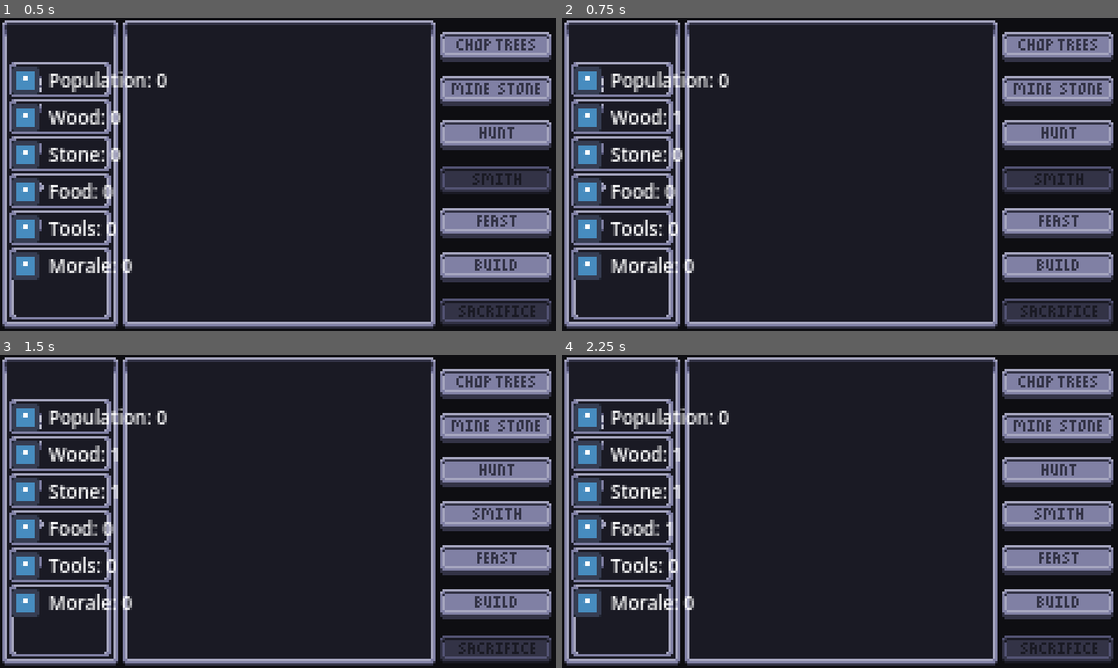
Above: before the commit, frames 1-4 (two rows, left to right).
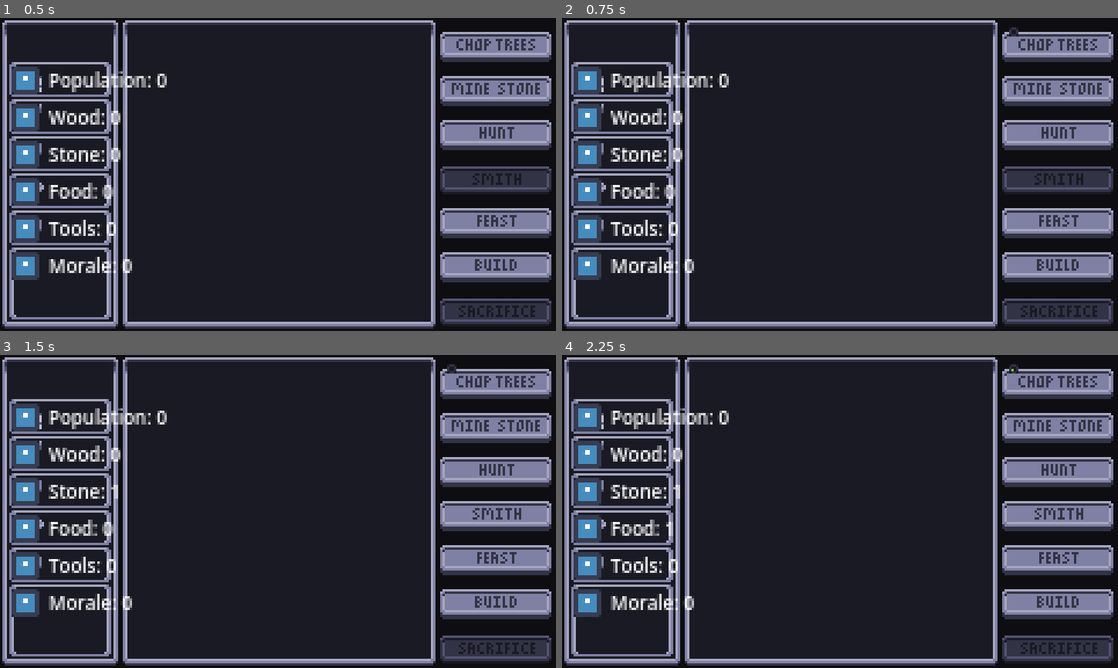
Above: after the commit, the same moments.

Repository: Gugubo/Inevitable
Game: Godot game, scene res://main.tscn
Two runs of this game, one before a commit and one after it. Both use one fixed random seed, a clock stepped at 60 frames per second and the inputs below. The engine's default icon, where the game draws it, is replaced by a stand-in: a white triangle on a blue panel in a dark square.
Inputs (mouse positions are in pixels of both pictures, inside the frame that each line leads up to):
- Up to frame 1 (0.5 s): no input
- Up to frame 2 (0.75 s): click (1056, 46) at 0.5 s
- Up to frame 3 (1.5 s): click (494, 426) at 1.25 s
- Up to frame 4 (2.25 s): click (1056, 470) at 2 s

Frame 1 is identical in both runs. In frame 2, less than 0.1% of the frame differs, in the area x 20-83%, y 2-35%; in frame 3, less than 0.1%; in frame 4, less than 0.1%.

Commit message:
Add throbbers

Diff:
--- a/action_button/action_button.gd
+++ b/action_button/action_button.gd
@@ -1,7 +1,12 @@
 class_name ActionButton
 extends TextureButton
 
+@onready var throbber_container =  $ThrobberContainer
+
+@export var throbber_scene: PackedScene
+
 @export var action: Action
+
 
 func _ready() -> void:
 	GameState.inventory_changed.connect(_on_inventory_changed)
@@ -24,6 +29,11 @@
 	runner.action_completed.connect(_on_completed)
 	runner.start(action)
 
+	# Add throbber
+	var throbber = throbber_scene.instantiate()
+	throbber.duration = action.duration
+	throbber_container.add_child(throbber)
+
 	update_state()
 
 
--- a/action_button/action_button.tscn
+++ b/action_button/action_button.tscn
@@ -2,6 +2,7 @@
 
 [ext_resource type="Texture2D" uid="uid://danveed5ycfnl" path="res://assets/images/UI/buttons.png" id="1_57oj3"]
 [ext_resource type="Script" uid="uid://dnvyerpmph6g3" path="res://action_button/action_button.gd" id="1_hae2l"]
+[ext_resource type="PackedScene" uid="uid://4v2l4g0sxa1c" path="res://action_button/throbber.tscn" id="3_7u7iw"]
 
 [sub_resource type="AtlasTexture" id="AtlasTexture_7u7iw"]
 atlas = ExtResource("1_57oj3")
@@ -12,5 +13,14 @@
 offset_bottom = 13.0
 texture_normal = SubResource("AtlasTexture_7u7iw")
 script = ExtResource("1_hae2l")
+throbber_scene = ExtResource("3_7u7iw")
+
+[node name="ThrobberContainer" type="HBoxContainer" parent="." unique_id=342716810]
+layout_mode = 0
+offset_left = 2.0
+offset_top = -2.0
+offset_right = 44.0
+offset_bottom = 2.0
+theme_override_constants/separation = 0
 
 [connection signal="pressed" from="." to="." method="_on_pressed"]
--- /dev/null
+++ b/action_button/throbber.gd
@@ -0,0 +1,13 @@
+extends TextureRect
+
+@onready var animation_player = $AnimationPlayer
+
+var duration: float
+
+func _ready():
+	animation_player.speed_scale = 1 / duration
+	animation_player.current_animation = "loading"
+
+
+func _on_animation_player_animation_finished(anim_name: StringName) -> void:
+	queue_free()
--- /dev/null
+++ b/action_button/throbber.tscn
@@ -0,0 +1,73 @@
+[gd_scene format=3 uid="uid://4v2l4g0sxa1c"]
+
+[ext_resource type="Texture2D" uid="uid://cesnxngi2pw03" path="res://assets/images/UI/throbber.png" id="1_vjlou"]
+[ext_resource type="Script" uid="uid://dtldvtci3af63" path="res://action_button/throbber.gd" id="2_52ci0"]
+
+[sub_resource type="Animation" id="Animation_52ci0"]
+length = 0.001
+tracks/0/type = "value"
+tracks/0/imported = false
+tracks/0/enabled = true
+tracks/0/path = NodePath(".:texture")
+tracks/0/interp = 1
+tracks/0/loop_wrap = true
+tracks/0/keys = {
+"times": PackedFloat32Array(0),
+"transitions": PackedFloat32Array(1),
+"update": 1,
+"values": [null]
+}
+
+[sub_resource type="AtlasTexture" id="AtlasTexture_y5sn6"]
+atlas = ExtResource("1_vjlou")
+region = Rect2(0, 0, 6, 4)
+
+[sub_resource type="AtlasTexture" id="AtlasTexture_48km1"]
+atlas = ExtResource("1_vjlou")
+region = Rect2(6, 0, 6, 4)
+
+[sub_resource type="AtlasTexture" id="AtlasTexture_xk832"]
+atlas = ExtResource("1_vjlou")
+region = Rect2(12, 0, 6, 4)
+
+[sub_resource type="AtlasTexture" id="AtlasTexture_e6ra3"]
+atlas = ExtResource("1_vjlou")
+region = Rect2(18, 0, 6, 4)
+
+[sub_resource type="AtlasTexture" id="AtlasTexture_7qlxr"]
+atlas = ExtResource("1_vjlou")
+region = Rect2(24, 0, 6, 4)
+
+[sub_resource type="Animation" id="Animation_s0nac"]
+resource_name = "loading"
+tracks/0/type = "value"
+tracks/0/imported = false
+tracks/0/enabled = true
+tracks/0/path = NodePath(".:texture")
+tracks/0/interp = 1
+tracks/0/loop_wrap = true
+tracks/0/keys = {
+"times": PackedFloat32Array(0, 0.2, 0.4, 0.6, 0.8),
+"transitions": PackedFloat32Array(1, 1, 1, 1, 1),
+"update": 1,
+"values": [SubResource("AtlasTexture_y5sn6"), SubResource("AtlasTexture_48km1"), SubResource("AtlasTexture_xk832"), SubResource("AtlasTexture_e6ra3"), SubResource("AtlasTexture_7qlxr")]
+}
+
+[sub_resource type="AnimationLibrary" id="AnimationLibrary_joug6"]
+_data = {
+&"RESET": SubResource("Animation_52ci0"),
+&"loading": SubResource("Animation_s0nac")
+}
+
+[node name="Throbber" type="TextureRect" unique_id=652248250]
+z_index = 10
+z_as_relative = false
+offset_right = 6.0
+offset_bottom = 4.0
+size_flags_horizontal = 4
+script = ExtResource("2_52ci0")
+
+[node name="AnimationPlayer" type="AnimationPlayer" parent="." unique_id=574829616]
+libraries/ = SubResource("AnimationLibrary_joug6")
+
+[connection signal="animation_finished" from="AnimationPlayer" to="." method="_on_animation_player_animation_finished"]
--- a/main.tscn
+++ b/main.tscn
@@ -27,6 +27,7 @@
 [sub_resource type="Resource" id="Resource_272bh"]
 script = ExtResource("3_h2yge")
 name = "Gather wood"
+duration = 5.0
 loot = Array[ExtResource("3_1bvp3")]([SubResource("Resource_7mycd")])
 metadata/_custom_type_script = "uid://dywud87lul1w7"
 
Not shown, added: action_button/throbber.gd.uid
Binary file added: assets/images/UI/throbber.png
Not shown, added: assets/images/UI/throbber.png.import
